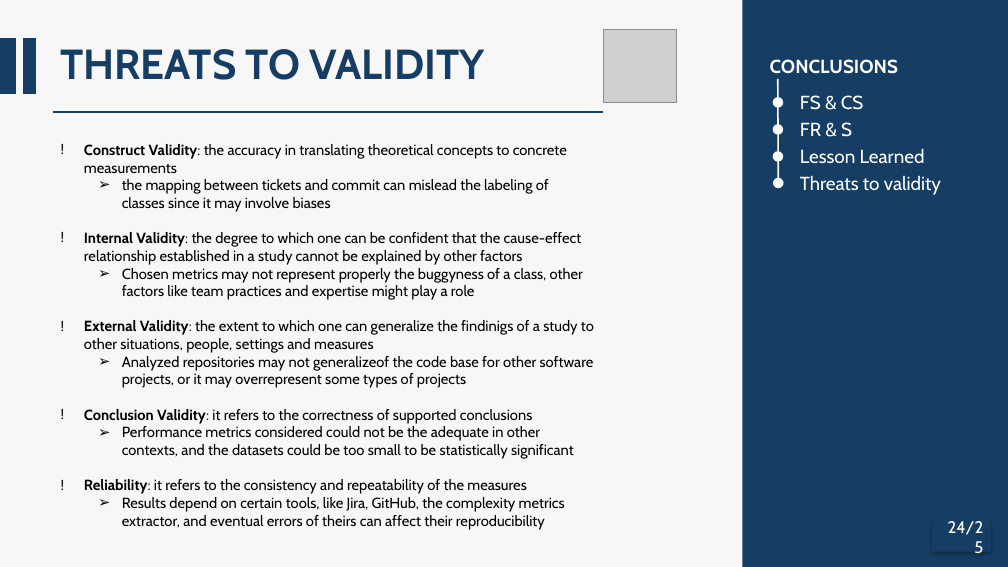
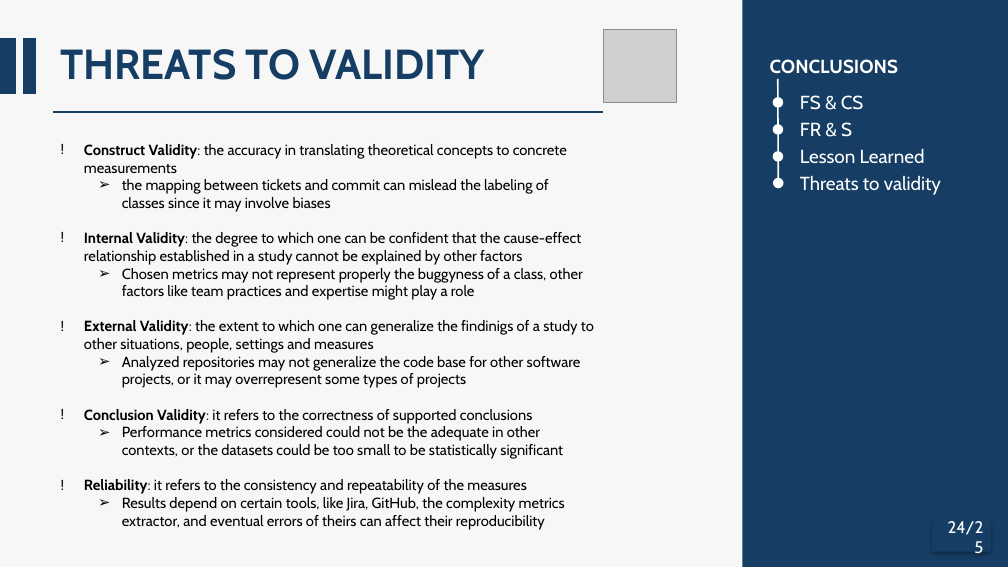
Before and after one commit to AlessandroFinocchi/ISW2_Metrics_Proj, a slide deck: slide 24 of docs/ISW2_Presentation.pptm. Drawn at 1008x567 pixels with LibreOffice and Linux fonts; fonts in the diff are those of the drawing; grey boxes stand for pictures. Boxes give left, top, right and bottom in pixels: in the first picture for what was removed or moved away, otherwise in the second. Text is boxed around its words. In the diff, an @@ line names an element or a change of style, - is before the commit and + after.

```diff
--- a/docs/ISW2_Presentation.pptm
+++ b/docs/ISW2_Presentation.pptm
@@ text at (122,356,581,388): text changed @@
-  ➢ Analyzed repositories may not generalizeof the code base for other software projects, or it may overrepresent some types of projects
+  ➢ Analyzed repositories may not generalize the code base for other software projects, or it may overrepresent some types of projects
@@ text at (122,426,563,459): text changed @@
-  ➢ Performance metrics considered could not be the adequate in other contexts, and the datasets could be too small to be statistically significant
+  ➢ Performance metrics considered could not be the adequate in other contexts, or the datasets could be too small to be statistically significant
```
Also in this commit, not shown: 13 other slides changed.
